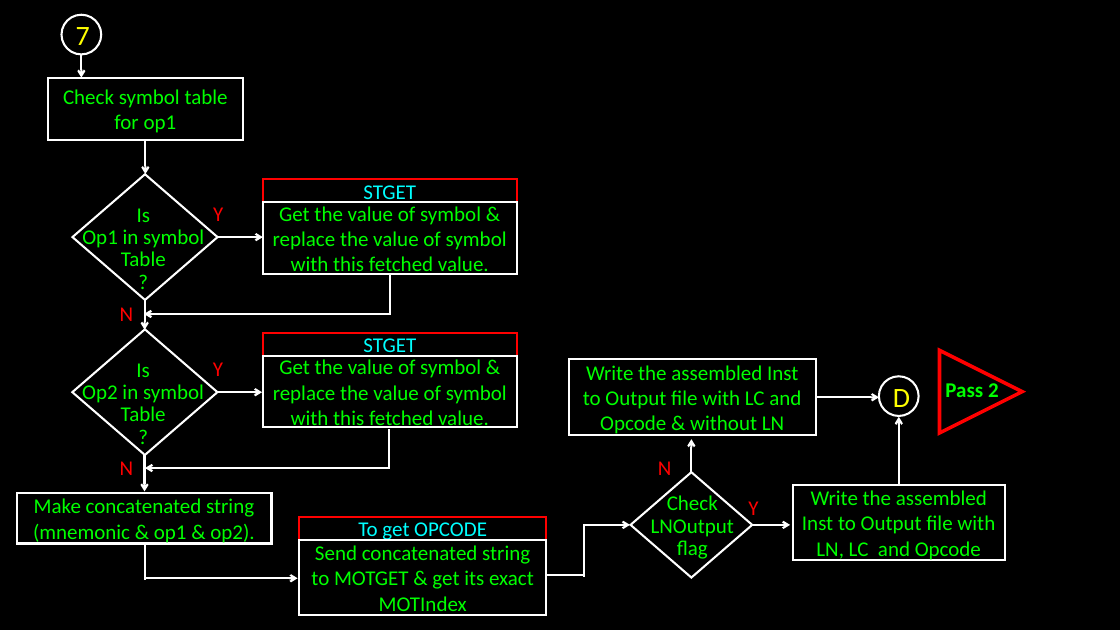
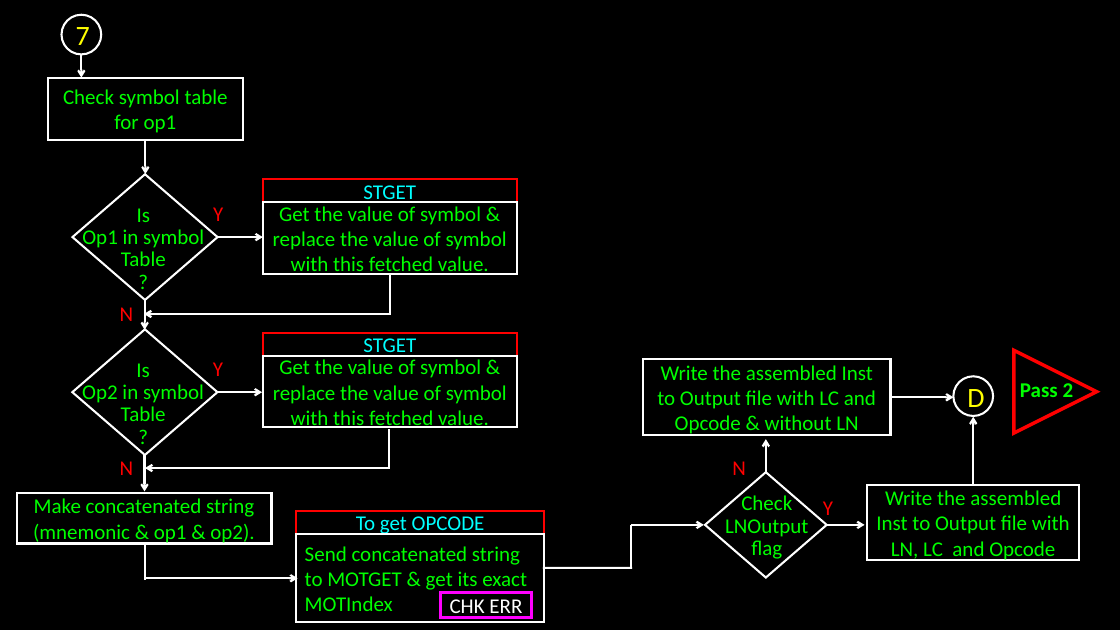
Before and after one commit to bondeabhijeet/8085, a slide deck: slide 9 of Pass 1 8085.pptx. Drawn at 1120x630 pixels with LibreOffice and Linux fonts; fonts in the diff are those of the drawing. Boxes give left, top, right and bottom in pixels: in the first picture for what was removed or moved away, otherwise in the second. Text is boxed around its words. In the diff, an @@ line names an element or a change of style, - is before the commit and + after.

```diff
--- a/Pass 1 8085.pptx
+++ b/Pass 1 8085.pptx
@@ 4 texts, 4 arrows, 2 rectangles, 1 ellipse, 1 diamond, 1 flow chart extract: place and size @@
-4 texts, 4 arrows, 2 rectangles, 1 ellipse, 1 diamond, 1 flow chart extract at (569, 350, 1022, 577)
+4 texts, 4 arrows, 2 rectangles, 1 ellipse, 1 diamond, 1 flow chart extract at (644, 350, 1096, 577)
@@ rectangle "To get OPCODE": place and size @@
-rectangle "To get OPCODE" at (299, 517, 547, 540)
+rectangle "To get OPCODE" at (297, 511, 544, 534)
@@ rectangle "Send concatenated string to MOTGET ...": place and size @@
-rectangle "Send concatenated string to MOTGET ..." at (299, 540, 547, 615)
+rectangle "Send concatenated string to MOTGET ..." at (297, 534, 544, 623)
@@ rectangle "Send concatenated string to MOTGET ..." at (297, 534, 544, 623): alignment centre to left @@
@@ line moved from (584, 524) - (584, 577) to (631, 525) - (631, 568) @@
@@ arrow moved from (584, 525) - (630, 525) to (631, 525) - (704, 525) @@
@@ line moved from (547, 576) - (585, 576) to (543, 568) - (633, 568) @@
@@ rectangle added at (440, 593, 531, 618), outline #FF00FF 2.5 pt, 18 pt, text #FFFFFF @@
+CHK ERR
```
Also in this commit, not shown: 8 other slides changed.
